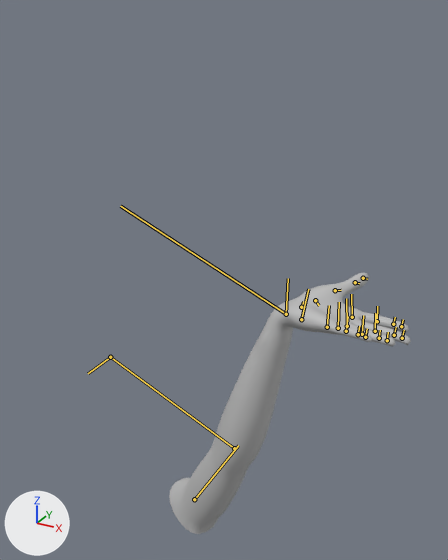
An edit to the Blender file Assets/Avatar/Meshes/OculusArm_L.blend, drawn before and after from the same camera.
Rendered twice from a 50 mm camera at (32.6, -79.1, 42.9) aimed at (-14.2, 5.9, 0.4). Lighting does not change. The marker at lower left points along +X, +Y and +Z. Both versions are drawn at frame 50 of the action 'wrist'; the numbers are the values there. The bones that bend it are drawn over the model as lines.

Objects in the first picture: 'l_handMeshNode'.
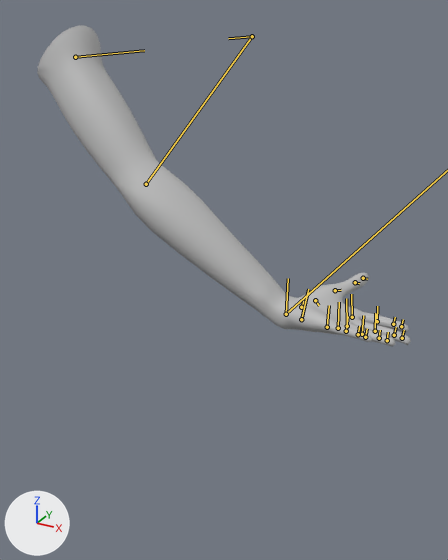
Commit message: wrist shape keys (hand up & hand down) + individual drivers

Boxes [x1, y1, x2, y2] around the edits, measured in the pictures (448 x 560 px):
'l_handMeshNode', posed (54% wider, 23% taller)
    before: [169, 273, 411, 534]
    after: [37, 25, 411, 346]

The change, as a diff of the scene's bpy script:
```diff
--- a/Assets/Avatar/Meshes/OculusArm_L.blend.py
+++ b/Assets/Avatar/Meshes/OculusArm_L.blend.py
@@ bone_b_l_forearm_stub @@
 bone_b_l_forearm_stub = bpy.data.objects['Armature'].pose.bones['b_l_forearm_stub']  # child of 'b_l_wrist'
-bone_b_l_forearm_stub.rotation_quaternion = (0.831, 0.0, 0.0, 0.556)  # degrees (0, 0, 68)
+bone_b_l_forearm_stub.rotation_quaternion = (0.818, 0.0, 0.0, -0.294)  # degrees (0, 0, -40)
```
